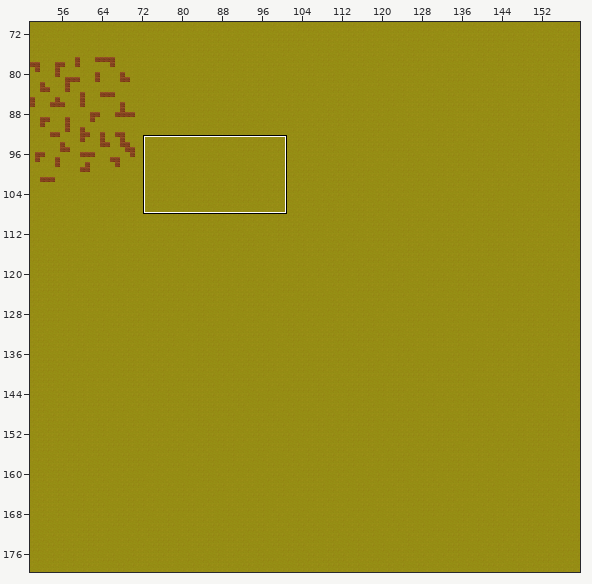
Tiled map, stored at assets/Map/myProject.tmx. The first picture is a wide view before the edit; the outline marks the close-up.
Close-up. Earlier state:
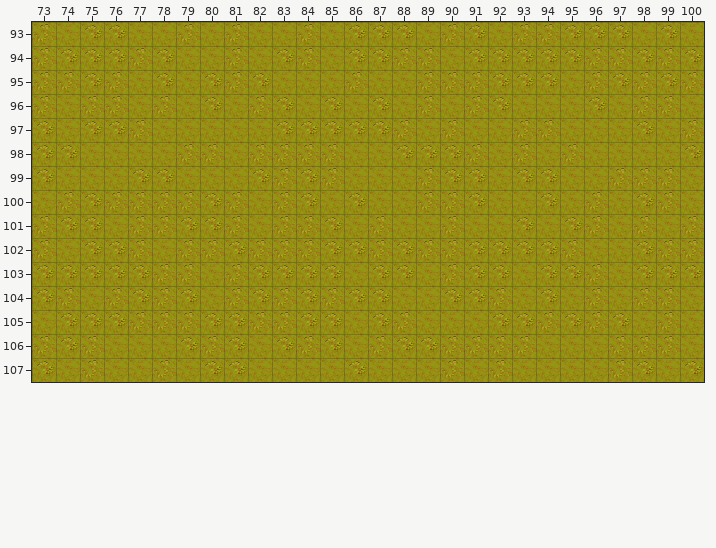
Cells are 32x32 px. Shown: x 73..100, y 93..107. The commit also changed other parts of the map, which this record leaves out.
After:
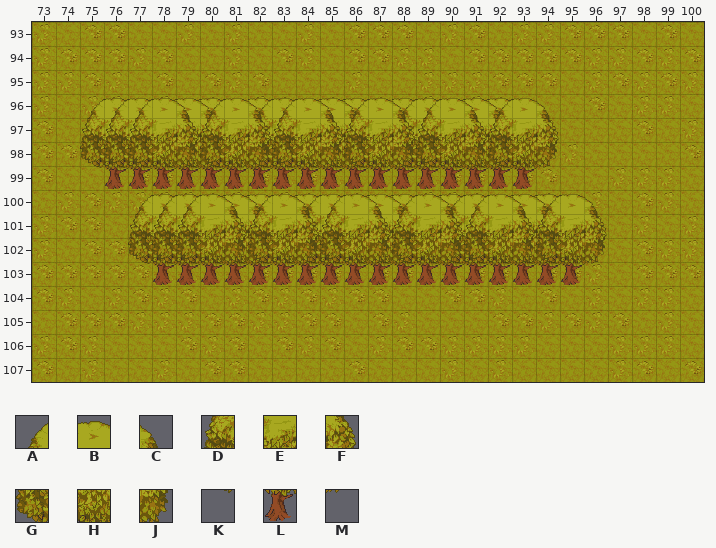
Key: from "tileset": A 24, B 25, C 26, D 30, E 31, F 32, G 36, H 37, J 38, K 42, L 43, M 44.
_ is an empty cell.
Tiles of an added or newly shown layer are drawn over the layers below it.
The exact change:
Layer "Tile Layer":
y 99: x 76..93 __________________ -> LLLLLLLLLLLLLLLLLL
y 103: x 78..95 __________________ -> LLLLLLLLLLLLLLLLLL
Layer "Tree Layer 1" (added):
y 96: x 75..77 ___ -> ABC; x 79..83 _____ -> ABCBC; x 85..89 _____ -> ABCBC; x 91..93 ___ -> ABC
y 97: x 75..76 __ -> DE; x 80 _ -> E; x 82 _ -> E; x 86 _ -> E; x 88 _ -> E; x 92 _ -> E
y 98: x 75..77 ___ -> GHJ; x 79..83 _____ -> GHJHJ; x 85..89 _____ -> GHJHJ; x 91..93 ___ -> GHJ
y 99: x 75 _ -> K; x 77 _ -> M; x 79 _ -> K; x 81 _ -> M; x 83 _ -> M; x 85 _ -> K; x 87 _ -> M; x 89 _ -> M; x 91 _ -> K; x 93 _ -> M
y 100: x 77..79 ___ -> ABC; x 81..85 _____ -> ABABC; x 87..91 _____ -> ABABC; x 93..95 ___ -> ABC
y 101: x 77..78 __ -> DE; x 82 _ -> E; x 84 _ -> E; x 88 _ -> E; x 90 _ -> E; x 94 _ -> E
y 102: x 77..79 ___ -> GHJ; x 81..85 _____ -> GHGHJ; x 87..91 _____ -> GHGHJ; x 93..95 ___ -> GHJ
y 103: x 77 _ -> K; x 79 _ -> M; x 81 _ -> K; x 83 _ -> K; x 85 _ -> M; x 87 _ -> K; x 89 _ -> K; x 91 _ -> M; x 93 _ -> K; x 95 _ -> M
Layer "Tree Layer 2" (added):
y 96: x 76..80 _____ -> ABABC; x 82..86 _____ -> ABABC; x 88..92 _____ -> ABABC
y 97: x 76..77 __ -> DE; x 79..80 __ -> EF; x 82..83 __ -> DE; x 85..86 __ -> EF; x 88..89 __ -> DE; x 91..92 __ -> EF
y 98: x 76..80 _____ -> GHGHJ; x 82..86 _____ -> GHGHJ; x 88..92 _____ -> GHGHJ
y 99: x 76 _ -> K; x 78 _ -> K; x 80 _ -> M; x 82 _ -> K; x 84 _ -> K; x 86 _ -> M; x 88 _ -> K; x 90 _ -> K; x 92 _ -> M
y 100: x 78..82 _____ -> ABABC; x 84..88 _____ -> ABABC; x 90..94 _____ -> ABABC
y 101: x 78..79 __ -> DE; x 81..82 __ -> EF; x 84..85 __ -> DE; x 87..88 __ -> EF; x 90..91 __ -> DE; x 93..94 __ -> EF
y 102: x 78..82 _____ -> GHGHJ; x 84..88 _____ -> GHGHJ; x 90..94 _____ -> GHGHJ
y 103: x 78 _ -> K; x 80 _ -> K; x 82 _ -> M; x 84 _ -> K; x 86 _ -> K; x 88 _ -> M; x 90 _ -> K; x 92 _ -> K; x 94 _ -> M
Layer "Tree Layer 3" (added):
y 96: x 77..94 __________________ -> ABCABCABCABCABCABC
y 97: x 77..94 __________________ -> DEFDEFDEFDEFDEFDEF
y 98: x 77..94 __________________ -> GHJGHJGHJGHJGHJGHJ
y 99: x 77 _ -> K; x 79..80 __ -> MK; x 82..83 __ -> MK; x 85..86 __ -> MK; x 88..89 __ -> MK; x 91..92 __ -> MK; x 94 _ -> M
y 100: x 79..96 __________________ -> ABCABCABCABCABCABC
y 101: x 79..96 __________________ -> DEFDEFDEFDEFDEFDEF
y 102: x 79..96 __________________ -> GHJGHJGHJGHJGHJGHJ
y 103: x 79 _ -> K; x 81..82 __ -> MK; x 84..85 __ -> MK; x 87..88 __ -> MK; x 90..91 __ -> MK; x 93..94 __ -> MK; x 96 _ -> M
Where, in picture pixels (left, top, right, bottom), the same in both close-ups:
added: (80, 98, 607, 285)
